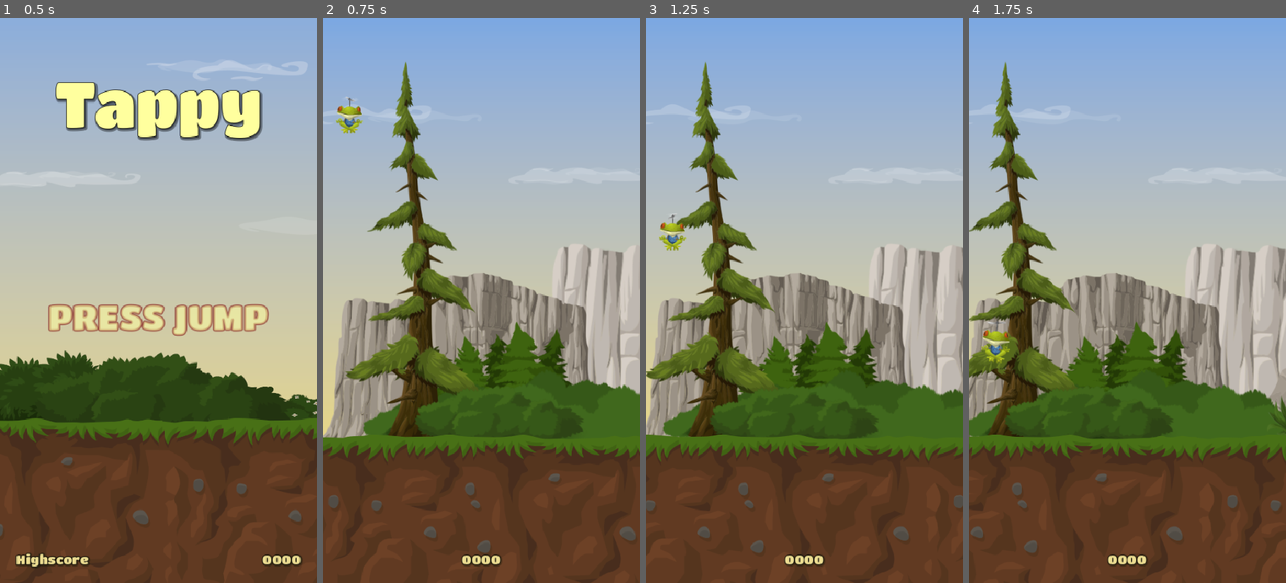
Above: before the commit, frames 1-4 (left to right).
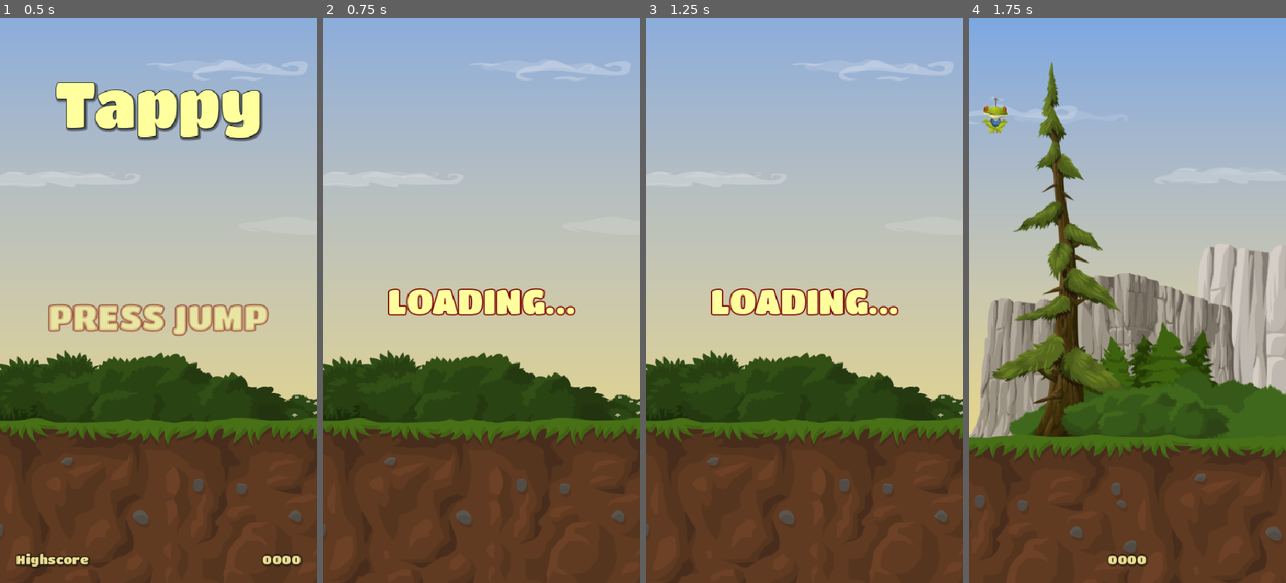
Above: after the commit, the same moments.

Repository: RuhlMirko/godot-learning
Game: Godot game, scene res://main.tscn
Same seed, same stepped clock (60 frames per second), same inputs: the game is played once before the commit and once after it.
Inputs:
- Up to frame 1 (0.5 s): no input
- Up to frame 2 (0.75 s): hold Up (jump) from 0.53 s (still down)
- Up to frame 3 (1.25 s): keep holding Up (jump)
- Up to frame 4 (1.75 s): release Up (jump) at 1.28 s; tap Up (jump) at 1.35, 1.52 s

Frame 1 is identical in both runs. In frame 2, 30% of the frame differs, in the area x 0-100%, y 7-100%; in frame 3, 29%; in frame 4, 24%.

Commit message:
Added loading screen

Diff:
--- a/tappy/globals/game_manager.gd
+++ b/tappy/globals/game_manager.gd
@@ -2,9 +2,27 @@
 
 const GAME = preload("uid://cmvi8rt67bmrw")
 const MAIN = preload("uid://cg0767yigyres")
+const LOADING_SCREEN = preload("uid://dy1hpma4jysvn")
+
+#region Original
+#func load_game_screen()->void:
+	#get_tree().change_scene_to_packed(GAME)
+#
+#func load_main_screen()->void:
+	#get_tree().change_scene_to_packed(MAIN)
+#endregion
+
+#region newFeature
+var _next_scene : PackedScene
+
+func change_to_next()->void:
+	get_tree().change_scene_to_packed(_next_scene)
 
 func load_game_screen()->void:
-	get_tree().change_scene_to_packed(GAME)
+	_next_scene = GAME
+	get_tree().change_scene_to_packed(LOADING_SCREEN)
 
 func load_main_screen()->void:
-	get_tree().change_scene_to_packed(MAIN)
+	_next_scene = MAIN
+	get_tree().change_scene_to_packed(LOADING_SCREEN)
+#endregion
--- /dev/null
+++ b/tappy/scenes/loading_screen.gd
@@ -0,0 +1,7 @@
+extends Control
+
+
+# Called when the node enters the scene tree for the first time.
+func _ready() -> void:
+	await get_tree().create_timer(1.0).timeout
+	GameManager.change_to_next()
--- /dev/null
+++ b/tappy/scenes/loading_screen.tscn
@@ -0,0 +1,48 @@
+[gd_scene format=3 uid="uid://dy1hpma4jysvn"]
+
+[ext_resource type="Texture2D" uid="uid://j881yvpdqrml" path="res://assets/background/MainScreen.png" id="1_hprjd"]
+[ext_resource type="Script" uid="uid://dwa0skvcytn37" path="res://scenes/loading_screen.gd" id="1_ku3bi"]
+[ext_resource type="FontFile" uid="uid://cftwkmxh0x4w5" path="res://assets/fonts/TitanOne-Regular.ttf" id="2_ku3bi"]
+
+[sub_resource type="LabelSettings" id="LabelSettings_5phy8"]
+font = ExtResource("2_ku3bi")
+font_size = 53
+font_color = Color(1, 1, 0.61960787, 1)
+outline_size = 8
+outline_color = Color(0.47479737, 0, 0, 1)
+
+[node name="LoadingScreen" type="Control" unique_id=1723384934]
+layout_mode = 3
+anchors_preset = 15
+anchor_right = 1.0
+anchor_bottom = 1.0
+grow_horizontal = 2
+grow_vertical = 2
+script = ExtResource("1_ku3bi")
+
+[node name="TextureRect" type="TextureRect" parent="." unique_id=228871349]
+layout_mode = 1
+anchors_preset = 15
+anchor_right = 1.0
+anchor_bottom = 1.0
+grow_horizontal = 2
+grow_vertical = 2
+texture = ExtResource("1_hprjd")
+
+[node name="NewGame" type="Label" parent="." unique_id=50473788]
+layout_mode = 1
+anchors_preset = 8
+anchor_left = 0.5
+anchor_top = 0.5
+anchor_right = 0.5
+anchor_bottom = 0.5
+offset_left = -166.5
+offset_top = -31.0
+offset_right = 166.5
+offset_bottom = 31.0
+grow_horizontal = 2
+grow_vertical = 2
+text = "LOADING..."
+label_settings = SubResource("LabelSettings_5phy8")
+horizontal_alignment = 1
+vertical_alignment = 1
Not shown, added: tappy/scenes/loading_screen.gd.uid
